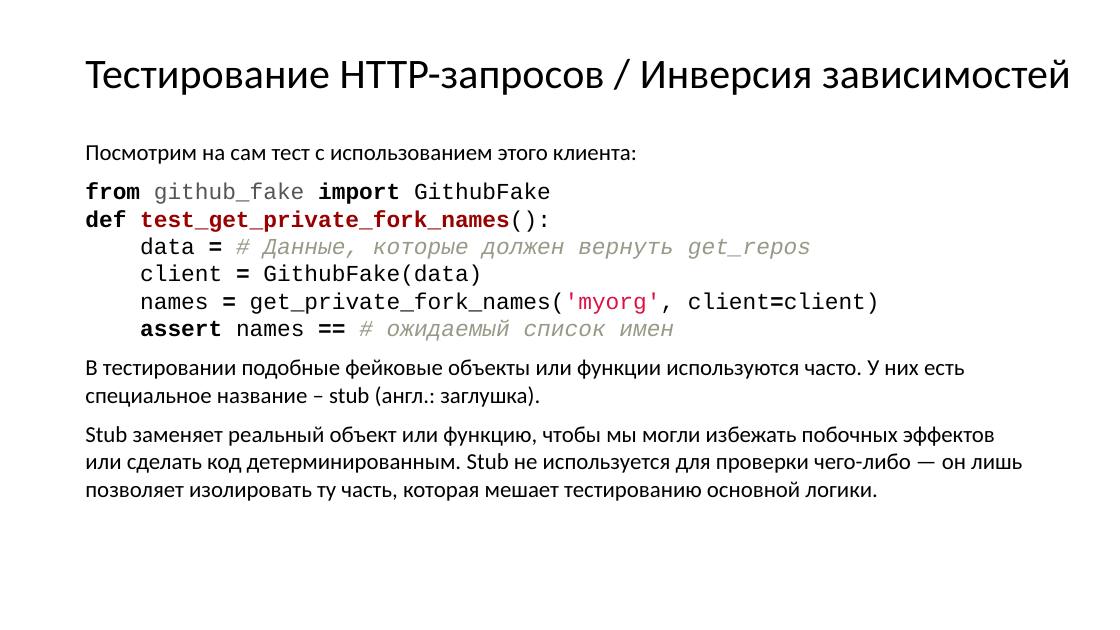
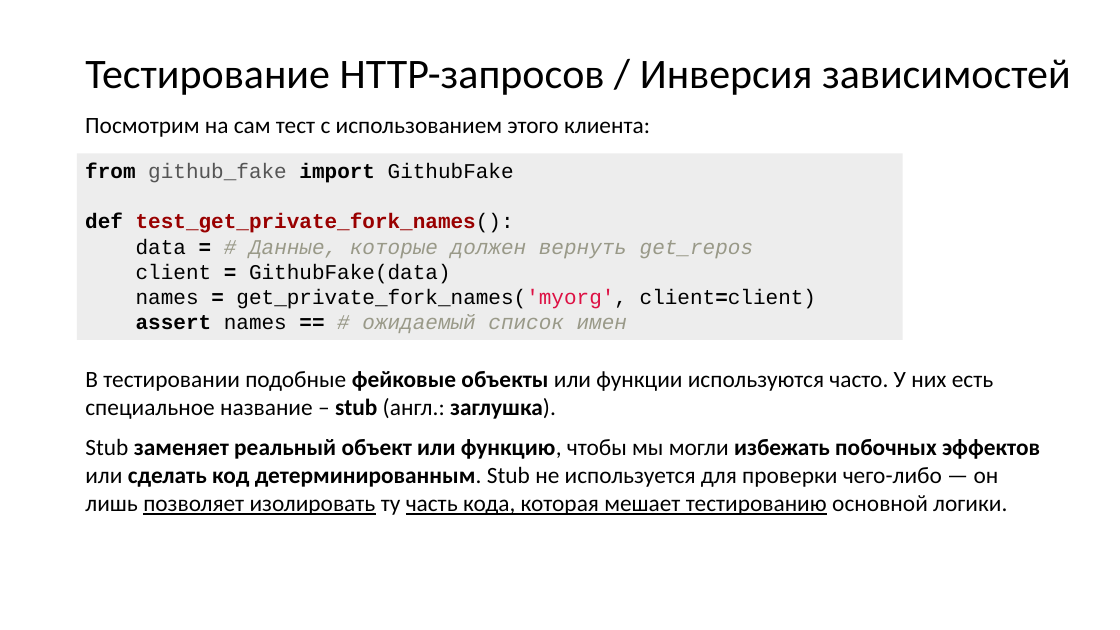
Before and after one commit to xtrueman/prog_instruments, a slide deck: slide 79 of presentations/UnitTests.pptx (slide 78 before the commit). Drawn at 1120x630 pixels with LibreOffice and Linux fonts; fonts in the diff are those of the drawing. Boxes give left, top, right and bottom in pixels: in the first picture for what was removed or moved away, otherwise in the second. Text is boxed around its words. In the diff, an @@ line names an element or a change of style, - is before the commit and + after.

```diff
--- a/presentations/UnitTests.pptx
+++ b/presentations/UnitTests.pptx
@@ text added at (85,118,650,137), 20 pt, text #000000 @@
+Посмотрим на сам тест с использованием этого клиента:
@@ text at (85,145,880,341): paragraphs removed @@
-Посмотрим на сам тест с использованием этого клиента:
-from github_fake import GithubFake
-def test_get_private_fork_names():
-data = # Данные, которые должен вернуть get_repos
-client = GithubFake(data)
-names = get_private_fork_names('myorg', client=client)
-assert names == # ожидаемый список имен
@@ rectangle added at (77,154,903,340), fill #EDEDED, 18 pt, text #000000 @@
+from github_fake import GithubFake
+def test_get_private_fork_names():
+data = # Данные, которые должен вернуть get_repos
+client = GithubFake(data)
+names = get_private_fork_names('myorg', client=client)
+assert names == # ожидаемый список имен
@@ text "В тестировании подобные фейковые объекты ...": place and size @@
-text "В тестировании подобные фейковые объекты ..." at (85,145,1022,501)
+text "В тестировании подобные фейковые объекты ..." at (85,371,1040,515)
@@ text at (85,371,993,419): size 19.6 to 20 pt in "В тестировании подобные фейковые объекты или функции ..."; bold on in "фейковые объекты stub заглушка)." @@
@@ text at (85,438,1040,515): text changed; size 19.6 to 20 pt @@
-Stub заменяет реальный объект или функцию, чтобы мы могли избежать побочных эффектов или сделать код детерминированным. Stub не используется для проверки чего-либо — он лишь позволяет изолировать ту часть, которая мешает тестированию основной логики.
+Stub заменяет реальный объект или функцию, чтобы мы могли избежать побочных эффектов или сделать код детерминированным. Stub не используется для проверки чего-либо — он лишь позволяет изолировать ту часть кода, которая мешает тестированию основной логики.
```
Also in this commit, not shown: 33 other slides changed, 2 slides added.
